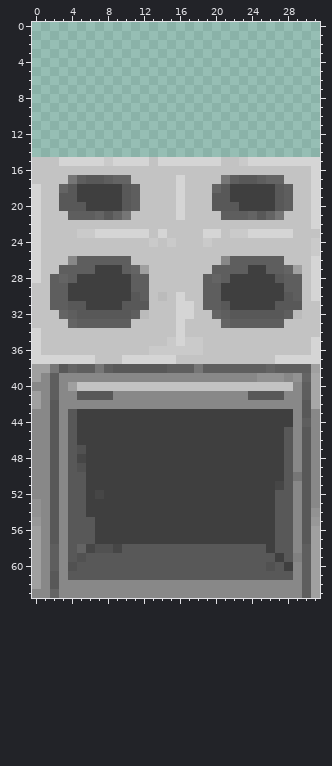
Two states of a pixel-art sprite, core/assets/oven-target.png. Above, as it was before the edit.
The file is 32x64 pixels. Colours within 5 levels of each other are drawn and written as one.
The same view after the edit:
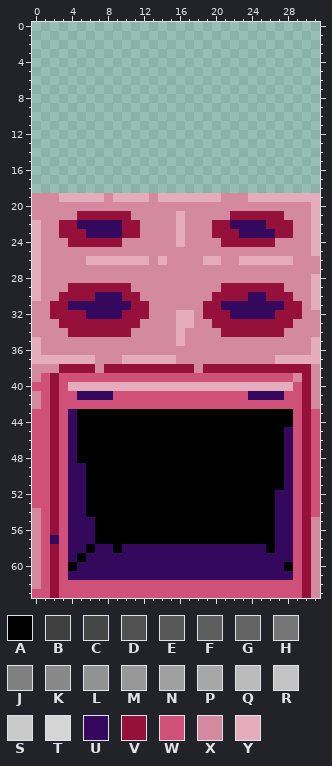
Palette (. is transparent): A #000000  B #3f3f3f  C #464646  D #515151  E #585858  F #5e5e5e  G #646464  H #767676  J #808080  K #888888  L #929292  M #989898  N #a0a0a0  P #a7a7a7  Q #bbbbbb  R #c3c3c3  S #cacaca  T #d5d5d5  U #34085c  V #95103a  W #cf5078  X #d389a0  Y #e5acbe
The exact change:
Changed rows in their new state; - is an unchanged pixel.
first column x 0:
15 ................................
16 ................................
17 ................................
18 ................................
19 XXXYYYYYXYYYYXYYYYYYYXXXYYYYYYYY
20 XXXXXXXXXXXXXXXXXXXXXXXXXXXXXXXY
21 XXXXXVVVVVVXXXXXYXXXXXVVVVVVXXXY
22 YXXVVUUUUUVVXXXXYXXXVVUUUUVVVXXY
23 YXXVVVUUUUVVXXXXYXXXVVVUUUUVVXXY
24 YXXXVVVVVVXXXXXXYXXXXVVVVVVXXXXY
25 YXXXXXXXXXXXXXXXXXXXXXXXXXXXXXXY
26 YXXXXXYYYYYYYXYXXXXYYXXYYYYYYXXX
27 YXXXXXXXXXXXXXXXXXXXXXXXXXXXXXXX
28 YXXXXXXXXXXXXXXXXXXXXXXXXXXXXXXY
29 YXXXVVVVVVVXXXXXXXXXXVVVVVVVXXXY
30 YXXVVVVUUUVVXXXXXXXXVVVVUUVVVXXY
31 XXVVUUUUUUUVVXXXXXXVVUUUUUUUVVXY
32 XXVVVVUUUUVVVXXXYYXVVVUUUUUVVVXX
33 XXXVVVVVVVVVXXXXYYXXVVVVVVVVVXXX
34 XXXXVVVVVVVXXXXXYXXXXVVVVVVVXXXX
35 YXXXXXXXXXXXXXXXYXXXXXXXXXXXXXXY
36 YXXXXXXXXXXXXXXXXXXXXXXXXXXXXXXY
37 YYYYYYYXXXYYYYYYXXXXXXXXXXXYYYYY
38 XXXVVVVXVVVVVVVVVVXVVVVVVVVVVVVX
39 XWVWWWWWWWWWWWWWWWWWWWWWWWWWWXVX
40 WWVWYYYYYYYYYYYYYYYYYYYYYYYYYWVX
41 XWVWWUUUUWWWWWWWWWWWWWWWUUUUWWVX
42 XWVWWWWWWWWWWWWWWWWWWWWWWWWWWWVX
43 WWVWUAAAAAAAAAAAAAAAAAAAAAAAAWVW
44 WWVWUAAAAAAAAAAAAAAAAAAAAAAAAWVW
45 WWVWUAAAAAAAAAAAAAAAAAAAAAAAUWVW
46 WWVWUAAAAAAAAAAAAAAAAAAAAAAAUWVW
47 WWVWUAAAAAAAAAAAAAAAAAAAAAAAUWVW
48 WWVWUAAAAAAAAAAAAAAAAAAAAAAAUWVW
49 WWVWUUAAAAAAAAAAAAAAAAAAAAAAUWVW
50 WWVWUUAAAAAAAAAAAAAAAAAAAAAAUWVW
51 WWVWUUAAAAAAAAAAAAAAAAAAAAAAUWVW
52 WWVWUUAAAAAAAAAAAAAAAAAAAAAUUWVW
53 WWVWUUAAAAAAAAAAAAAAAAAAAAAUUWVW
54 XWVWUUAAAAAAAAAAAAAAAAAAAAAUUWVW
55 XWVWUUUAAAAAAAAAAAAAAAAAAAAUUWVX
56 XWVWUUUAAAAAAAAAAAAAAAAAAAAUUWVX
57 XWUWUUUAAAAAAAAAAAAAAAAAAAAUUWVX
58 XWVWUUAUUAUUUUUUUUUUUUUUUUAUUWVX
59 XWVWUAUUUUUUUUUUUUUUUUUUUUUUUWVX
60 XWVWAUUUUUUUUUUUUUUUUUUUUUUUAWVX
61 XWVWUUUUUUUUUUUUUUUUUUUUUUUUUWVX
62 XWVWWWWWWWWWWWWWWWWWWWWWWWWWWWVX
63 WWVWWWWWWWWWWWWWWWWWWWWWWWWWWWVX
Boxes around the changes in both pictures, in picture pixels (x1, y1, x2, y2):
changed: (32, 157, 320, 598)
